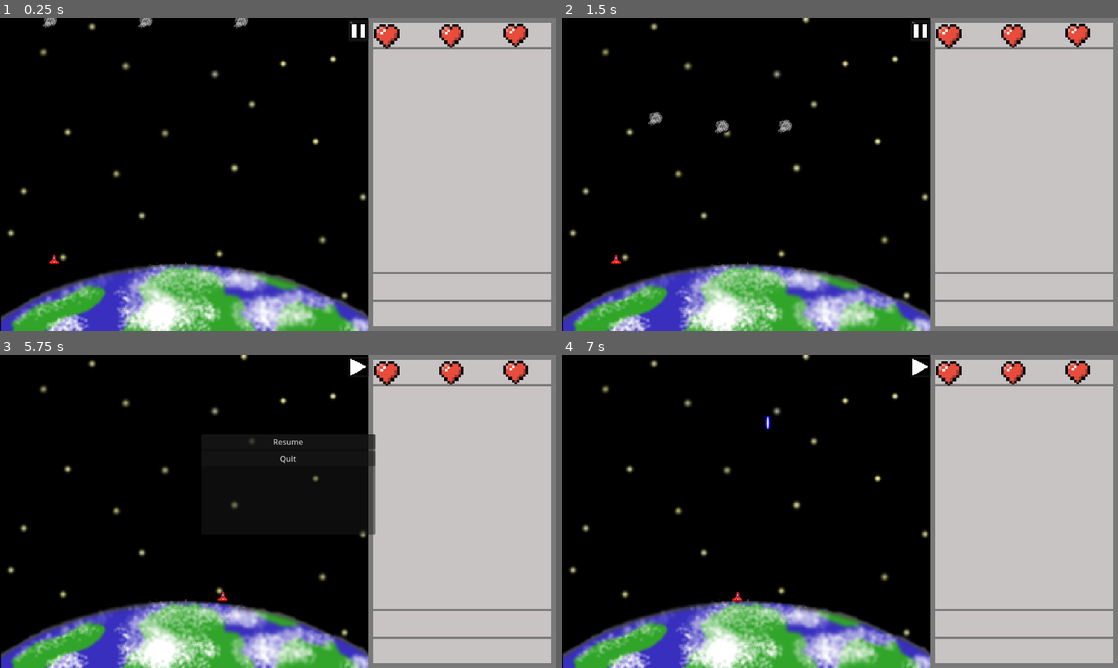
Above: before the commit, frames 1-4 (two rows, left to right).
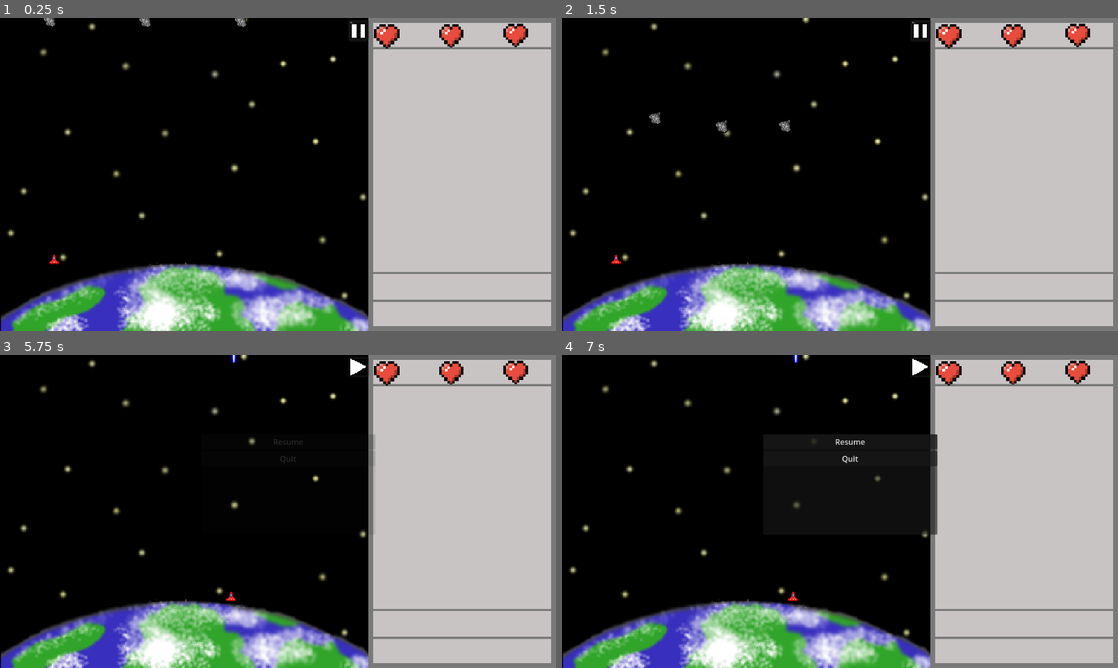
Above: after the commit, the same moments.

Repository: Pchristy03/EAP-Redox
Game: Godot game, scene res://main.tscn
Two runs of this game, one before a commit and one after it. Both use one fixed random seed, a clock stepped at 60 frames per second and the inputs below.
Inputs (mouse positions are in pixels of both pictures, inside the frame that each line leads up to):
- Up to frame 1 (0.25 s): no input
- Up to frame 2 (1.5 s): click (917, 30) at 0.5 s; click (917, 30) at 1.25 s
- Up to frame 3 (5.75 s): tap Enter (ui_accept) at 2, 2.27, 3.02, 4.25, 4.52, 5, 5.27 s; hold Right (ui_right) 2.03-2.78 s; hold Left (ui_left) 2.78-3.53 s; hold Right (ui_right) 3.53-5.03 s; hold Left (ui_left) from 5.03 s (still down); tap P (menu_pause) at 5.65 s
- Up to frame 4 (7 s): release Left (ui_left) at 5.75 s; click "Resume" at 5.75 s; tap Enter (ui_accept) at 6.5, 6.77 s; hold Left (ui_left) from 6.53 s (still down)

The runs differ from the first frame. In frame 1, 0.2% of the frame differs, in the area x 7-45%, y 0-4%; in frame 2, 0.2%; in frame 3, 0.6%; in frame 4, 0.7%, in the area x 30-68%, y 0-79%.

Commit message:
Helped with Pause

Diff:
--- a/PauseController.gd
+++ b/PauseController.gd
@@ -10,12 +10,12 @@
 			pause()
 
 func pause() -> void:
-	get_tree().paused = true
+	get_tree().set_pause(false)
 	$ResumeButton.show()
 	$PauseButton.hide()
 
 func resume() -> void:
-	get_tree().paused = false
+	get_tree().set_pause(true)
 	$ResumeButton.hide()
 	$PauseButton.show()
 
--- a/asteroid.gd
+++ b/asteroid.gd
@@ -11,7 +11,7 @@
 var explosion_occurred = false
 
 func _ready():
-	pass
+	$AnimatedSprite2D.frame = 1
 
 func init(dest):
 	dest_dir = position.direction_to(Vector2(position.x, position.y + 1))
--- a/asteroid.tscn
+++ b/asteroid.tscn
@@ -12,33 +12,18 @@
 "frames": [{
 "duration": 1.0,
 "texture": ExtResource("2_viuj2")
-}],
-"loop": true,
-"name": &"asteroid1",
-"speed": 5.0
 }, {
-"frames": [{
 "duration": 1.0,
 "texture": ExtResource("3_e7fq2")
-}],
-"loop": true,
-"name": &"asteroid2",
-"speed": 5.0
 }, {
-"frames": [{
 "duration": 1.0,
 "texture": ExtResource("4_047md")
-}],
-"loop": true,
-"name": &"asteroid3",
-"speed": 5.0
 }, {
-"frames": [{
 "duration": 1.0,
 "texture": ExtResource("5_yrp5t")
 }],
 "loop": true,
-"name": &"asteroid4",
+"name": &"asteroid1",
 "speed": 5.0
 }]
 
@@ -86,7 +71,7 @@
 
 [node name="AnimatedSprite2D" type="AnimatedSprite2D" parent="."]
 sprite_frames = SubResource("SpriteFrames_jxd3r")
-animation = &"asteroid4"
+animation = &"asteroid1"
 
 [node name="CollisionShape2D" type="CollisionShape2D" parent="."]
 position = Vector2(0, 1)
--- a/pause_menu.gd
+++ b/pause_menu.gd
@@ -1,23 +1,25 @@
-extends Control
+extends Node
 
 func _ready():
-	$BlurAnimation.play("REST")
+	#$BlurAnimation.play("RESET")
+	pass
 
 func _process(delta: float) -> void:
-	if Input.is_action_just_pressed("menu_pause") and !get_tree().paused:
-		pause()
-	elif Input.is_action_just_pressed("menu_pause") and get_tree().paused:
-		resume()
+	if Input.is_action_just_pressed("menu_pause"):
+		if get_tree().paused:
+			resume()
+		else:
+			pause()
 
 func pause() -> void:
-	get_tree().paused = true
 	$BlurAnimation.play("blur")
+	get_tree().set_pause(true)
 	# $ResumeButton.show()
 	# $PauseButton.hide()
 
 func resume() -> void:
-	get_tree().paused = false
 	$BlurAnimation.play_backwards("blur")
+	get_tree().set_pause(false)
 	# $ResumeButton.hide()
 	# $PauseButton.show()
 
--- a/pause_menu.tscn
+++ b/pause_menu.tscn
@@ -6,6 +6,33 @@
 [sub_resource type="ShaderMaterial" id="ShaderMaterial_vm005"]
 shader = ExtResource("1_b2kkh")
 shader_parameter/lod = 0.0
+
+[sub_resource type="Animation" id="Animation_gt1ap"]
+length = 0.001
+tracks/0/type = "value"
+tracks/0/imported = false
+tracks/0/enabled = true
+tracks/0/path = NodePath("ColorRect:material:shader_parameter/lod")
+tracks/0/interp = 1
+tracks/0/loop_wrap = true
+tracks/0/keys = {
+"times": PackedFloat32Array(0),
+"transitions": PackedFloat32Array(1),
+"update": 0,
+"values": [0.0]
+}
+tracks/1/type = "value"
+tracks/1/imported = false
+tracks/1/enabled = true
+tracks/1/path = NodePath("PanelContainer:modulate")
+tracks/1/interp = 1
+tracks/1/loop_wrap = true
+tracks/1/keys = {
+"times": PackedFloat32Array(0),
+"transitions": PackedFloat32Array(1),
+"update": 0,
+"values": [Color(1, 1, 1, 0)]
+}
 
 [sub_resource type="Animation" id="Animation_814qa"]
 resource_name = "blur"
@@ -35,58 +62,18 @@
 "values": [Color(1, 1, 1, 0), Color(1, 1, 1, 1)]
 }
 
-[sub_resource type="Animation" id="Animation_gt1ap"]
-length = 0.001
-tracks/0/type = "value"
-tracks/0/imported = false
-tracks/0/enabled = true
-tracks/0/path = NodePath("ColorRect:material:shader_parameter/lod")
-tracks/0/interp = 1
-tracks/0/loop_wrap = true
-tracks/0/keys = {
-"times": PackedFloat32Array(0),
-"transitions": PackedFloat32Array(1),
-"update": 0,
-"values": [0.0]
-}
-tracks/1/type = "value"
-tracks/1/imported = false
-tracks/1/enabled = true
-tracks/1/path = NodePath("PanelContainer:modulate")
-tracks/1/interp = 1
-tracks/1/loop_wrap = true
-tracks/1/keys = {
-"times": PackedFloat32Array(0),
-"transitions": PackedFloat32Array(1),
-"update": 0,
-"values": [Color(1, 1, 1, 0)]
-}
-
 [sub_resource type="AnimationLibrary" id="AnimationLibrary_q12fl"]
 _data = {
 "RESET": SubResource("Animation_gt1ap"),
 "blur": SubResource("Animation_814qa")
 }
 
-[node name="PauseMenu" type="Control"]
+[node name="PauseMenu" type="Node"]
 process_mode = 3
-layout_mode = 3
-anchors_preset = 0
-offset_right = 1145.0
-offset_bottom = 639.0
 script = ExtResource("1_wpybx")
-
-[node name="ColorRect" type="ColorRect" parent="."]
-material = SubResource("ShaderMaterial_vm005")
-layout_mode = 0
-offset_left = -1.0
-offset_top = 2.0
-offset_right = 1144.0
-offset_bottom = 637.0
 
 [node name="PanelContainer" type="PanelContainer" parent="."]
 modulate = Color(1, 1, 1, 0)
-layout_mode = 0
 offset_left = 417.0
 offset_top = 164.0
 offset_right = 778.0
@@ -105,6 +92,13 @@
 text = "Quit
 "
 
+[node name="ColorRect" type="ColorRect" parent="."]
+material = SubResource("ShaderMaterial_vm005")
+offset_left = -1.0
+offset_top = 2.0
+offset_right = 1144.0
+offset_bottom = 637.0
+
 [node name="BlurAnimation" type="AnimationPlayer" parent="."]
 libraries = {
 "": SubResource("AnimationLibrary_q12fl")
Not shown: 1 places in main.tscn that only renumber resources
